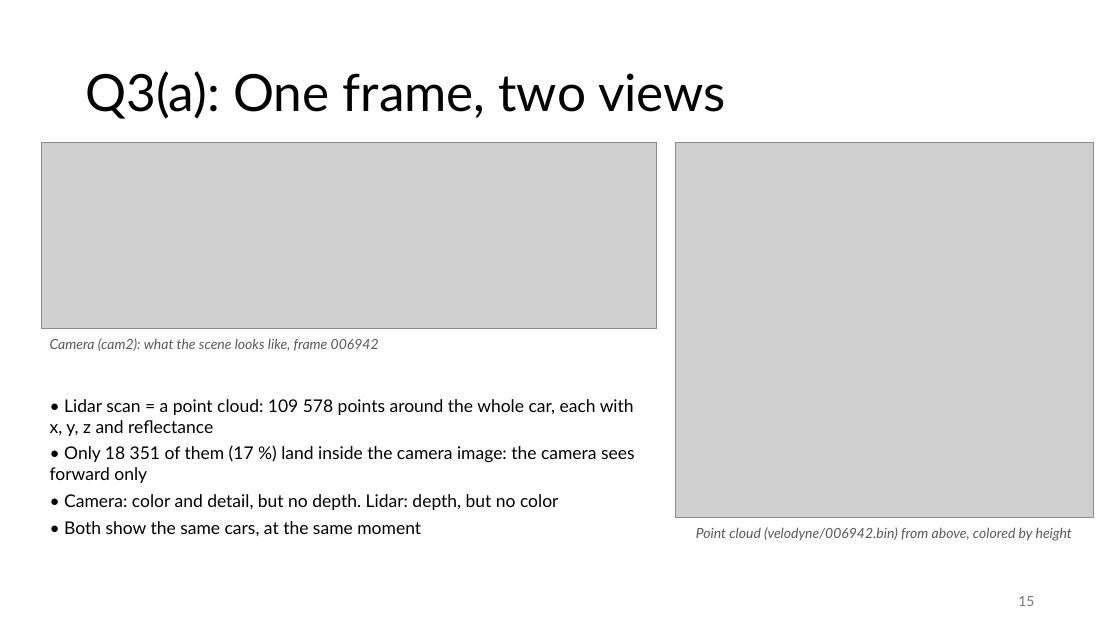
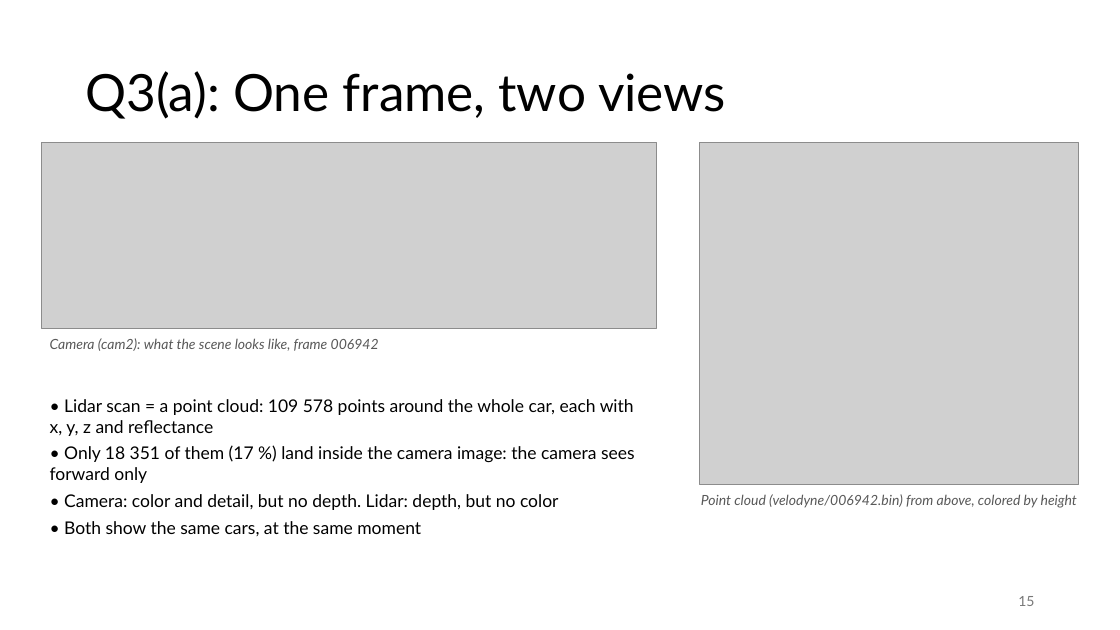
Before and after one commit to AreGundersen/MAS512, a slide deck: slide 15 of Assignment 2/MAS512_assignment2_gr5.pptx. Drawn at 1120x630 pixels with LibreOffice and Linux fonts; fonts in the diff are those of the drawing; grey boxes stand for pictures. Boxes give left, top, right and bottom in pixels: in the first picture for what was removed or moved away, otherwise in the second. Text is boxed around its words. In the diff, an @@ line names an element or a change of style, - is before the commit and + after.

```diff
--- a/Assignment 2/MAS512_assignment2_gr5.pptx
+++ b/Assignment 2/MAS512_assignment2_gr5.pptx
@@ picture: place and size @@
-picture at (676, 143, 1094, 518)
+picture at (700, 143, 1079, 486)
@@ text "Point cloud (velodyne/006942.bin) from above, ...": place and size @@
-text "Point cloud (velodyne/006942.bin) from above, ..." at (696, 527, 1072, 541)
+text "Point cloud (velodyne/006942.bin) from above, ..." at (701, 494, 1077, 508)
```
Also in this commit, not shown: 4 other slides changed.
